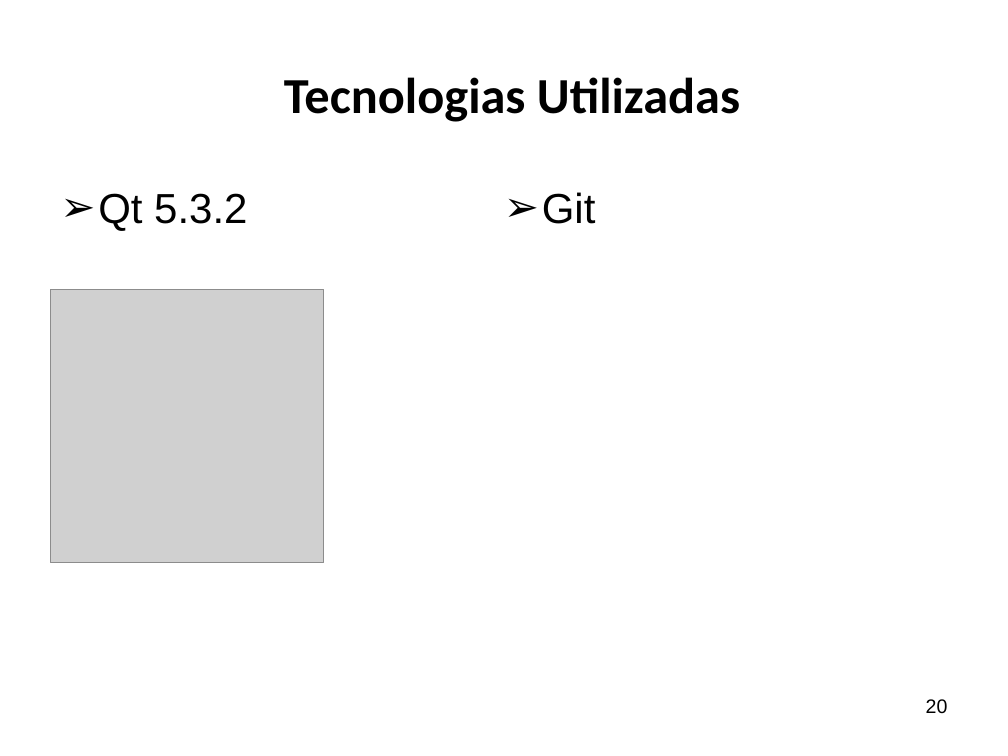
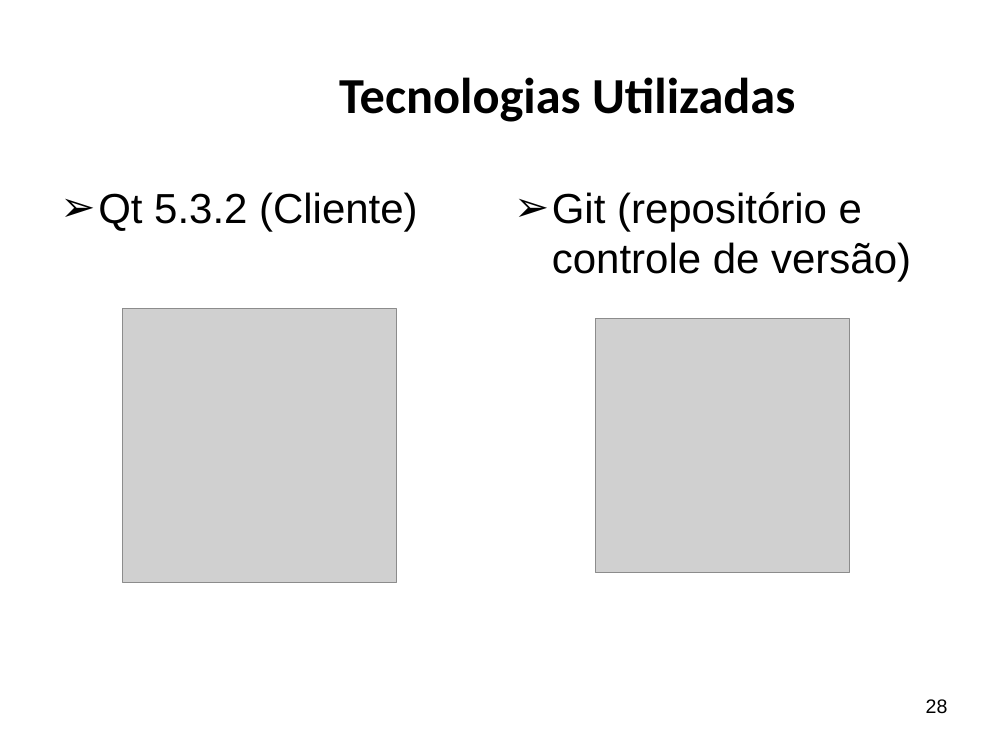
Before and after one commit to ricardopetrere/TCC_FTT, a slide deck: slide 28 of documentos/Apresentação Banca.pptx (slide 20 before the commit). Drawn at 1008x756 pixels with LibreOffice and Linux fonts; fonts in the diff are those of the drawing; grey boxes stand for pictures; background and template pictures are left out. Boxes give left, top, right and bottom in pixels: in the first picture for what was removed or moved away, otherwise in the second. Text is boxed around its words. In the diff, an @@ line names an element or a change of style, - is before the commit and + after.

```diff
--- a/documentos/Apresentação Banca.pptx
+++ b/documentos/Apresentação Banca.pptx
@@ title "Tecnologias Utilizadas" at bbox=[339, 77, 795, 122]: alignment left to centre @@
@@ text "Qt 5.3.2 (Cliente)" at bbox=[98, 192, 418, 231]: columns 2 to 1 @@
@@ text at bbox=[98, 192, 418, 231]: text changed @@
-➢ Qt 5.3.2
-➢ Git
+➢ Qt 5.3.2 (Cliente)
@@ text added at bbox=[552, 192, 911, 282], 30 pt, text #000000 @@
+➢ Git (repositório e controle de versão)
@@ picture: place and size @@
-picture at bbox=[50, 289, 324, 562]
+picture at bbox=[123, 308, 396, 582]
@@ picture added at bbox=[596, 319, 850, 573] @@
@@ page number at bbox=[926, 699, 948, 714]: text changed @@
-20
+28
```
Also in this commit, not shown: 22 other slides changed, 9 slides added, 1 slide removed.
